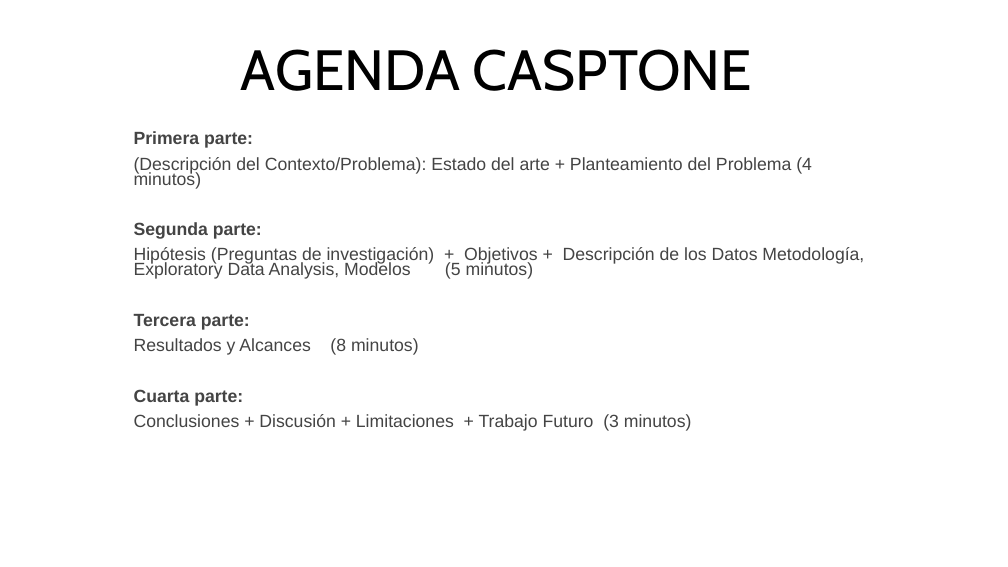
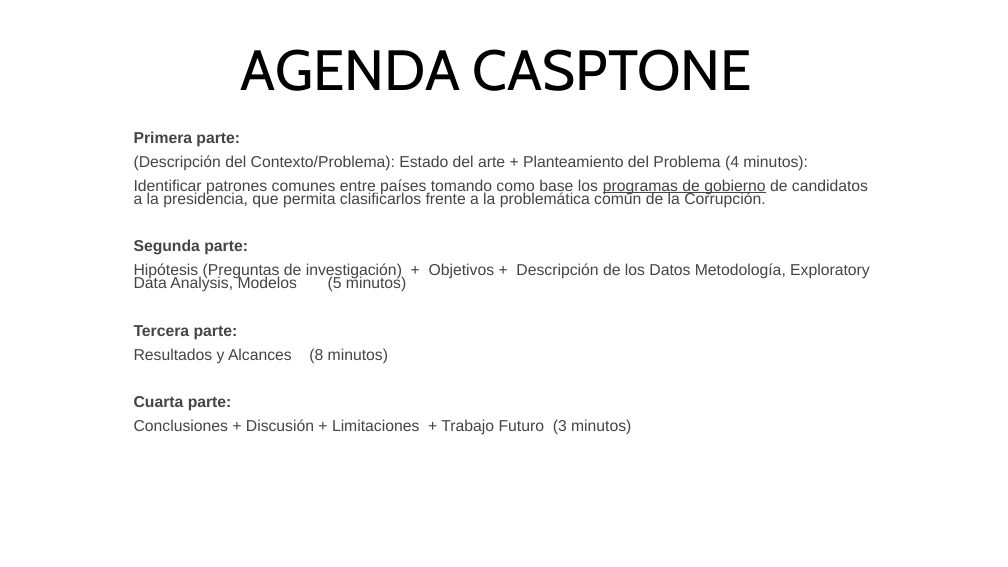
Before and after one commit to MatiasBunsterRaby/Capstone_git, a slide deck: slide 1 of Pres Capstone MBunster.pptx. Drawn at 1008x567 pixels with LibreOffice and Linux fonts; fonts in the diff are those of the drawing. Boxes give left, top, right and bottom in pixels: in the first picture for what was removed or moved away, otherwise in the second. Text is boxed around its words. In the diff, an @@ line names an element or a change of style, - is before the commit and + after.

Commit message:
Trabajo en la ppt final

```diff
--- a/Pres Capstone MBunster.pptx
+++ b/Pres Capstone MBunster.pptx
@@ subtitle at <box>134,131,870,435</box>: size 16.8 to 15 pt in "Primera parte:", "Segunda parte:", "Hipótesis (Preguntas de investigación) + Objetivos + ...", "Tercera parte:" and 3 more places @@
@@ subtitle at <box>134,155,868,208</box>: text changed; size 16.8 to 15 pt @@
-(Descripción del Contexto/Problema): Estado del arte + Planteamiento del Problema (4 minutos)
+(Descripción del Contexto/Problema): Estado del arte + Planteamiento del Problema (4 minutos):
+Identificar patrones comunes entre países tomando como base los programas de gobierno de candidatos a la presidencia, que permita clasificarlos frente a la problemática común de la Corrupción.
```
Also in this commit, not shown: 7 slides added, 6 other files.
